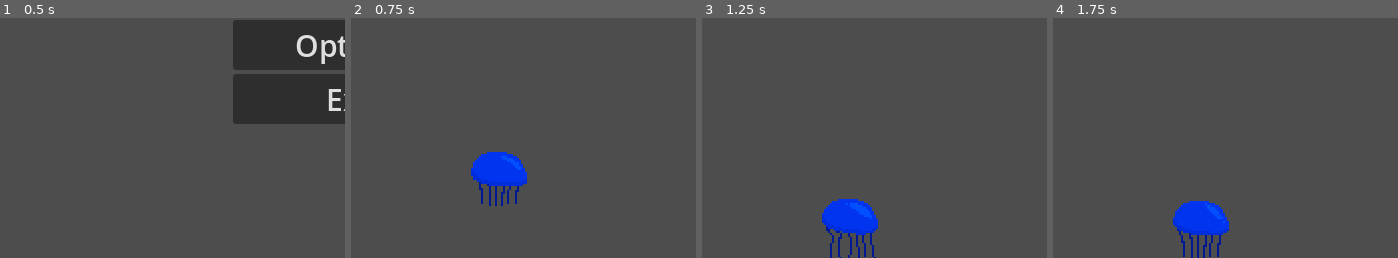
Above: before the commit, frames 1-4 (left to right).
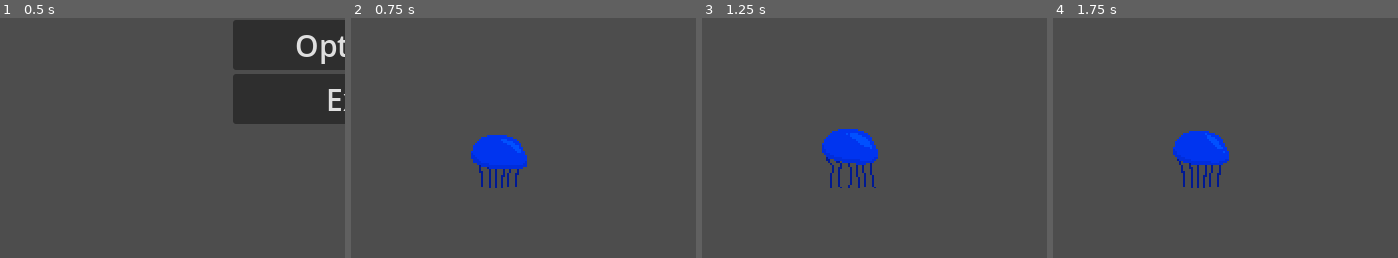
Above: after the commit, the same moments.

Repository: orestulis05/project-bubble
Game: Godot game, scene res://scenes/MainMenu.tscn
Same seed, same stepped clock (60 frames per second), same inputs: the game is played once before the commit and once after it.
Inputs:
- Up to frame 1 (0.5 s): no input
- Up to frame 2 (0.75 s): click "New Game" at 0.5 s
- Up to frame 3 (1.25 s): no input
- Up to frame 4 (1.75 s): hold D (move_right) from 1.28 s (still down); tap Space (jump) at 1.52 s
The pictures show only the part of the screen within x 0-50%, y 50-100%; the shares and areas given below are measured in that part.

Frame 1 is identical in both runs. In frame 2, 2.6% of the frame differs, in the area x 34-52%, y 48-79%; in frame 3, 4.6%, in the area x 34-52%, y 46-100%; in frame 4, 4.5%.

Commit message:
Updated jellyfish physics
- Removed gravity

Diff:
--- a/scenes/Jellyfish.tscn
+++ b/scenes/Jellyfish.tscn
@@ -46,6 +46,7 @@
 size = Vector2(75, 75)
 
 [node name="Jellyfish" type="RigidBody2D"]
+gravity_scale = 0.0
 script = ExtResource("1_qo2dn")
 
 [node name="16x16Rect" type="AnimatedSprite2D" parent="."]
@@ -55,7 +56,7 @@
 scale = Vector2(2, 2)
 sprite_frames = SubResource("SpriteFrames_gtlco")
 autoplay = "default"
-frame_progress = 0.266108
+frame_progress = 0.0495286
 
 [node name="CollisionShape2D" type="CollisionShape2D" parent="."]
 position = Vector2(-8.75, 8.75)
